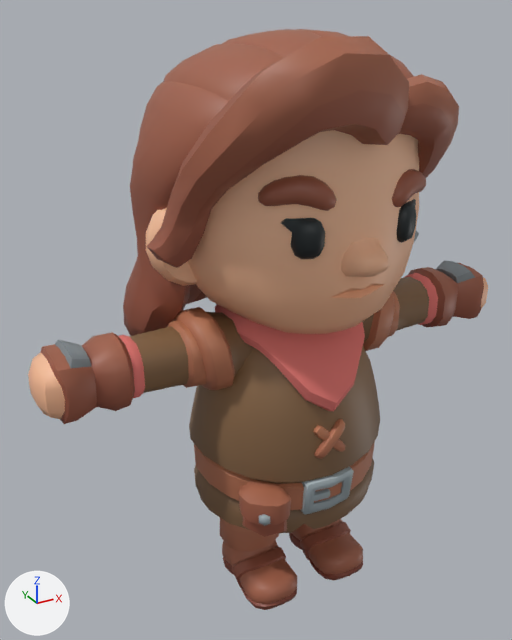
Two versions of the glTF model packages/client/public/models/worker.glb, one commit apart.
One viewpoint serves both versions: a 50 mm camera at (-0.601, -0.977, 1.027) aimed at (-0.078, -0.025, 0.551). Arrows for +X, +Y and +Z are at lower left; the lights stay in place. The picture after the commit comes second. Where no turn or scale is listed for an object, it has been applied to the vertices.

Names of what the first picture shows: 'Rogue_ArmLeft', 'Rogue_ArmRight', 'Rogue_Body', 'Rogue_Head', 'Rogue_LegLeft', 'Rogue_LegRight'.
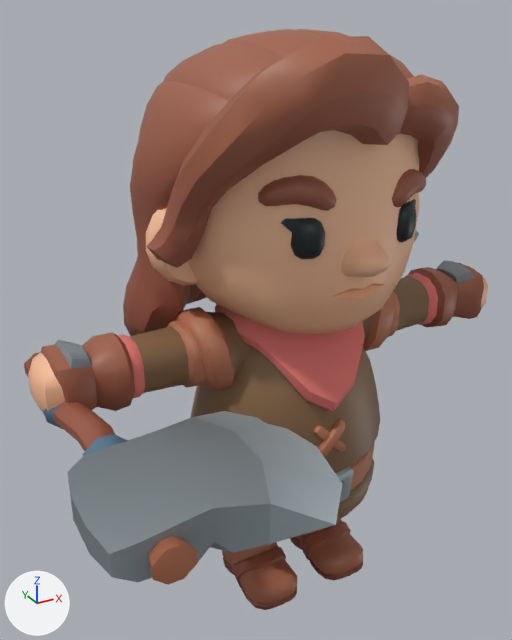
The edits, one by one:
Picture 'barbarian_texture' (img_barbarian_texture) is new.
Material 'barbarian' (mat_barbarian) is new.
Its texture is img_barbarian_texture.
Mesh me_axe_1handed is new.
It has 141 vertices, 274 faces and spans x -0.463..-0.135, y -0.446..0.125, z 0.439..0.524.
It uses material mat_barbarian (picture img_barbarian_texture).
Object 'axe_1handed' (ob_axe_1handed) is new; it shows me_axe_1handed.
Its location is (0.0, 0.0, 0.0).

Boxes (x1, y1, x2, y2) around the edits, measured in the pictures (512 x 640 px):
'axe_1handed', added
    after: (24, 353, 342, 585)
